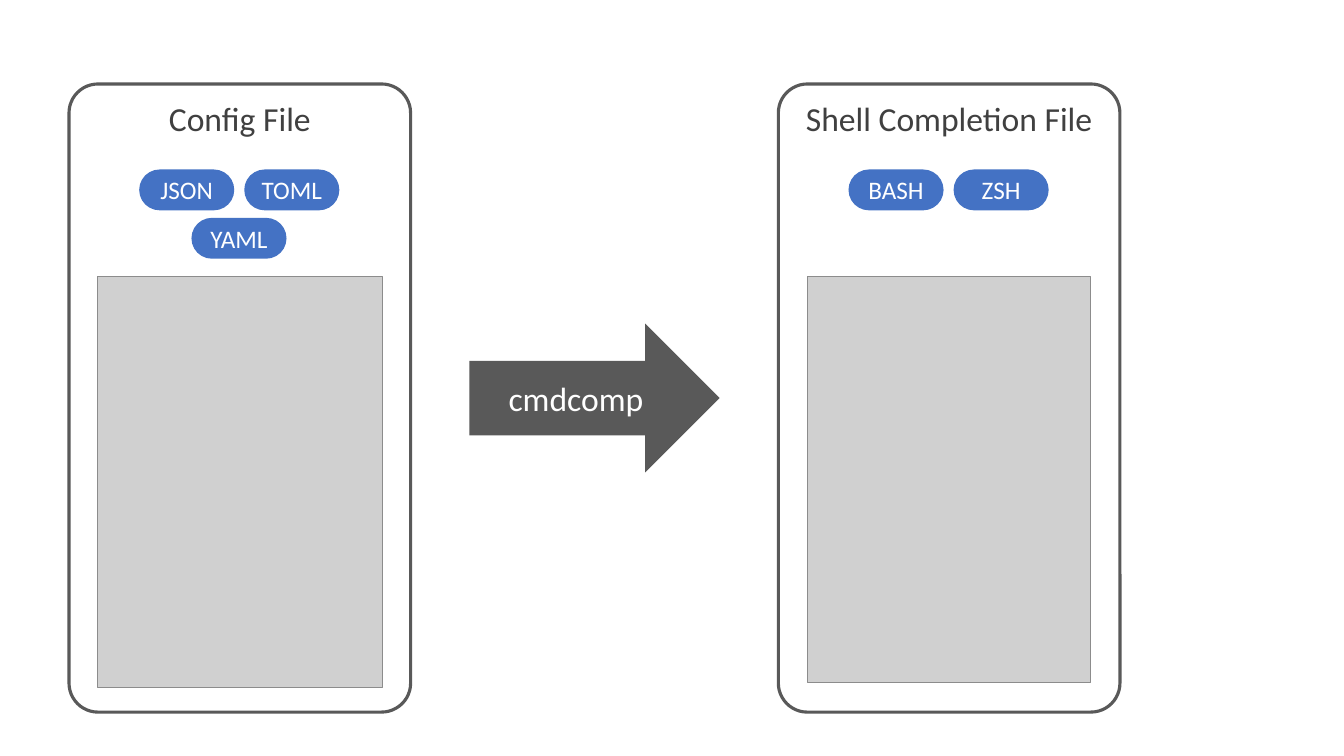
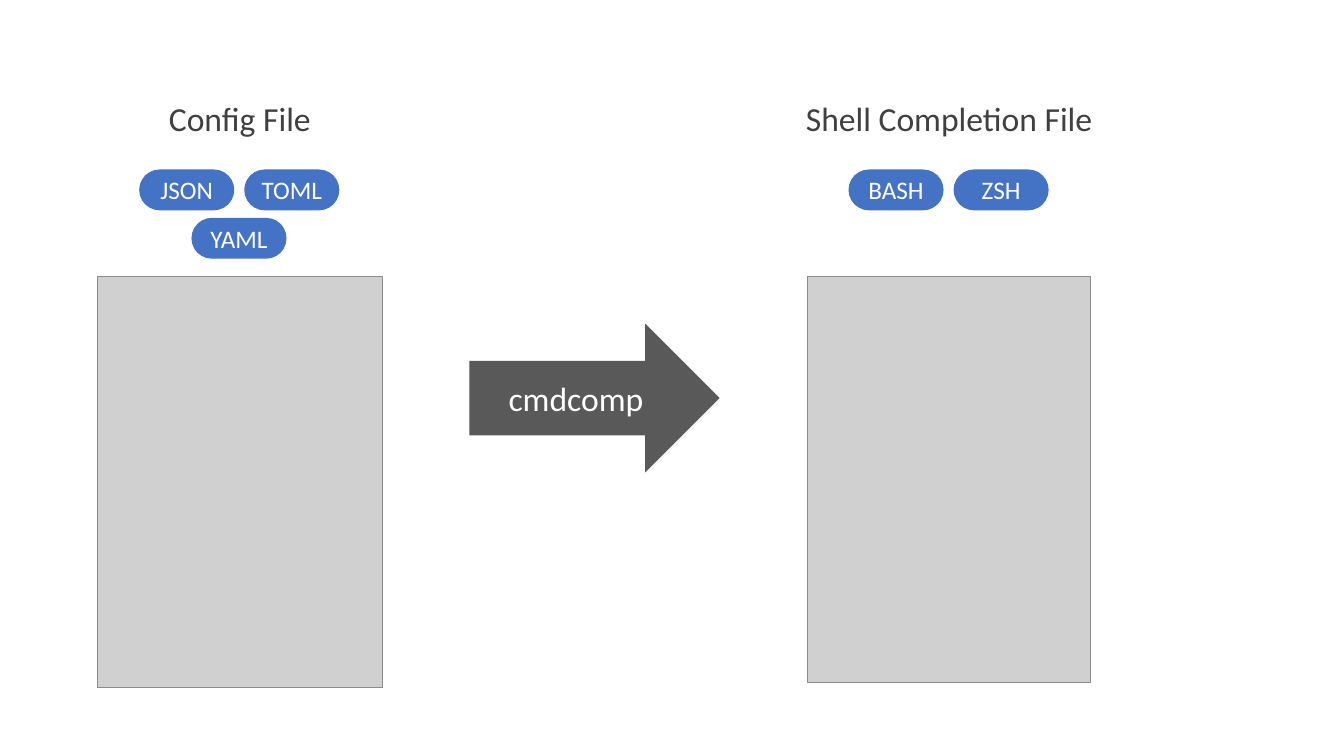
Before and after one commit to yassun7010/cmdcomp, a slide deck: slide 1 of docs/images/image.pptx. Drawn at 1344x756 pixels with LibreOffice and Linux fonts; fonts in the diff are those of the drawing; grey boxes stand for pictures. Boxes give left, top, right and bottom in pixels: in the first picture for what was removed or moved away, otherwise in the second. Text is boxed around its words. In the diff, an @@ line names an element or a change of style, - is before the commit and + after.

```diff
--- a/docs/images/image.pptx
+++ b/docs/images/image.pptx
@@ text "Config File": place and size @@
-text "Config File" at [70, 84, 411, 712]
+text "Config File" at [169, 107, 311, 137]
@@ text "Config File" at [169, 107, 311, 137]: outline #595959 2.25 pt to none @@
@@ text "Shell Completion File": place and size @@
-text "Shell Completion File" at [778, 84, 1120, 712]
+text "Shell Completion File" at [806, 107, 1093, 137]
@@ text "Shell Completion File" at [806, 107, 1093, 137]: outline #595959 2.25 pt to none @@
```
Also in this commit, not shown: 1 other file.
